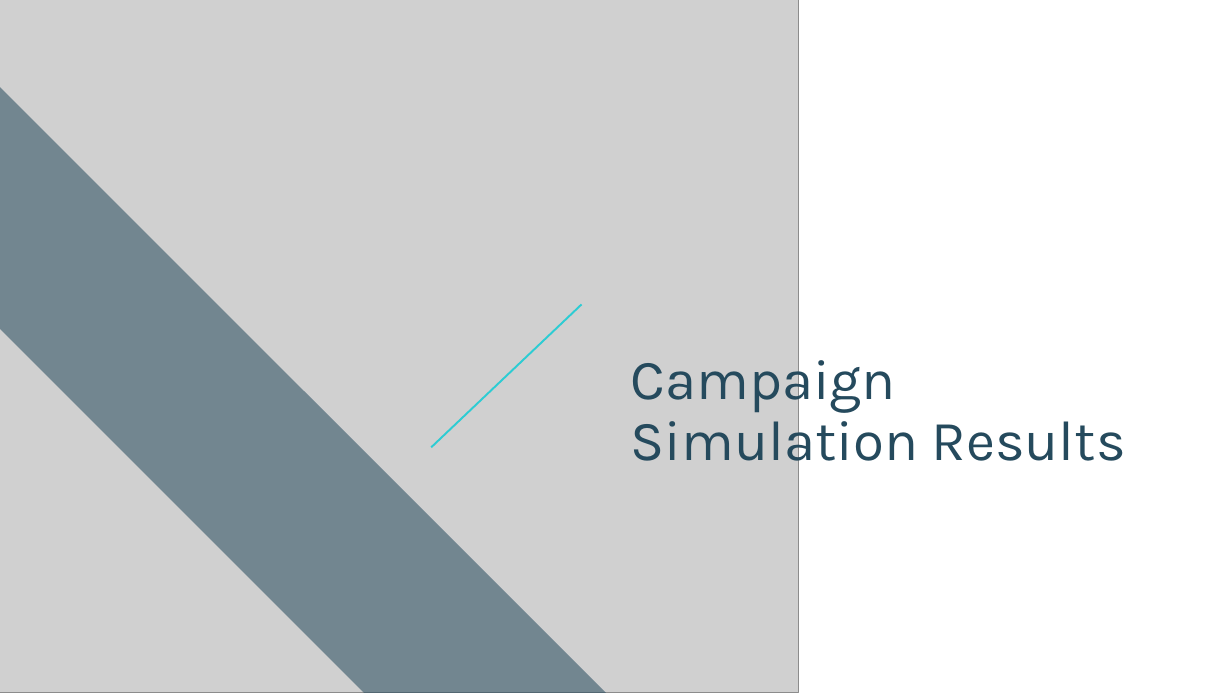
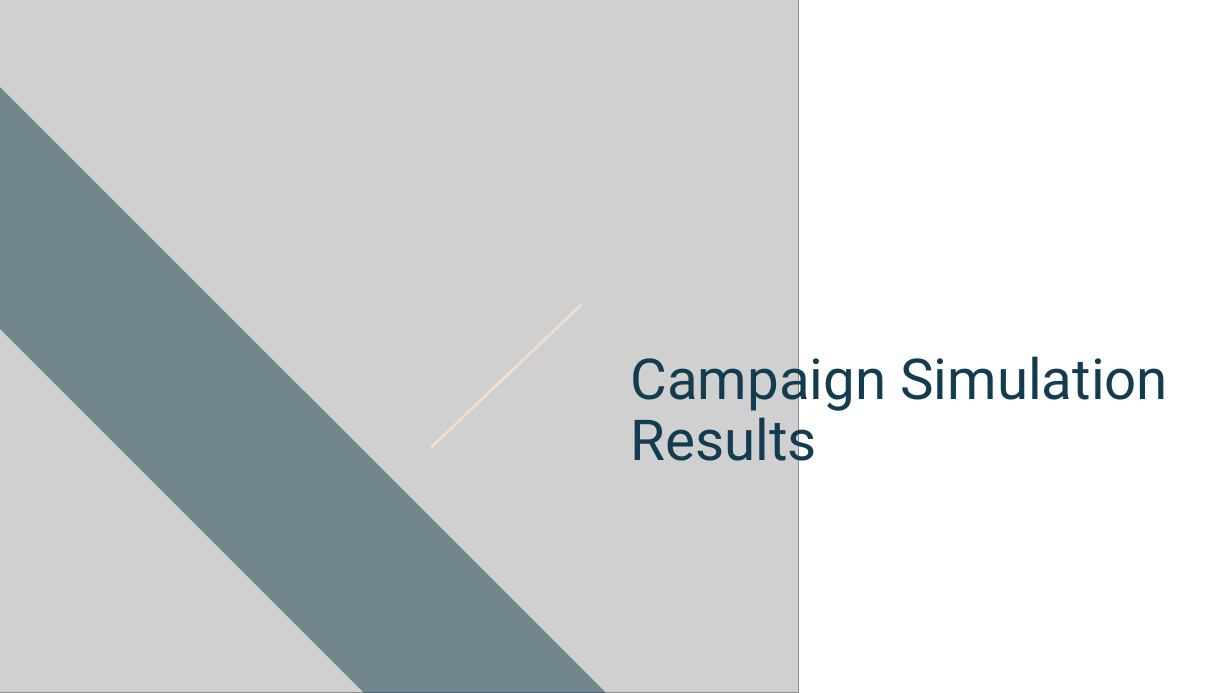
Before and after one commit to ccsfundraising/mc-simulations, a slide deck: slide 1 of template.pptx. Drawn at 1232x693 pixels with LibreOffice and Linux fonts; fonts in the diff are those of the drawing; grey boxes stand for pictures; background and template pictures are left out. Boxes give left, top, right and bottom in pixels: in the first picture for what was removed or moved away, otherwise in the second. Text is boxed around its words. In the diff, an @@ line names an element or a change of style, - is before the commit and + after.

```diff
--- a/template.pptx
+++ b/template.pptx
@@ background #254A5D to #133C50 @@
@@ line (581, 304) - (432, 447): stroke #2DCCD3 1.5 pt to #F5DFCB 2 pt @@
@@ title "Campaign Simulation Results" at [631, 348, 1168, 474]: font Karla to Roboto, text colour #254A5D to #133C50 @@
```
Also in this commit, not shown: 1 other slide changed.
